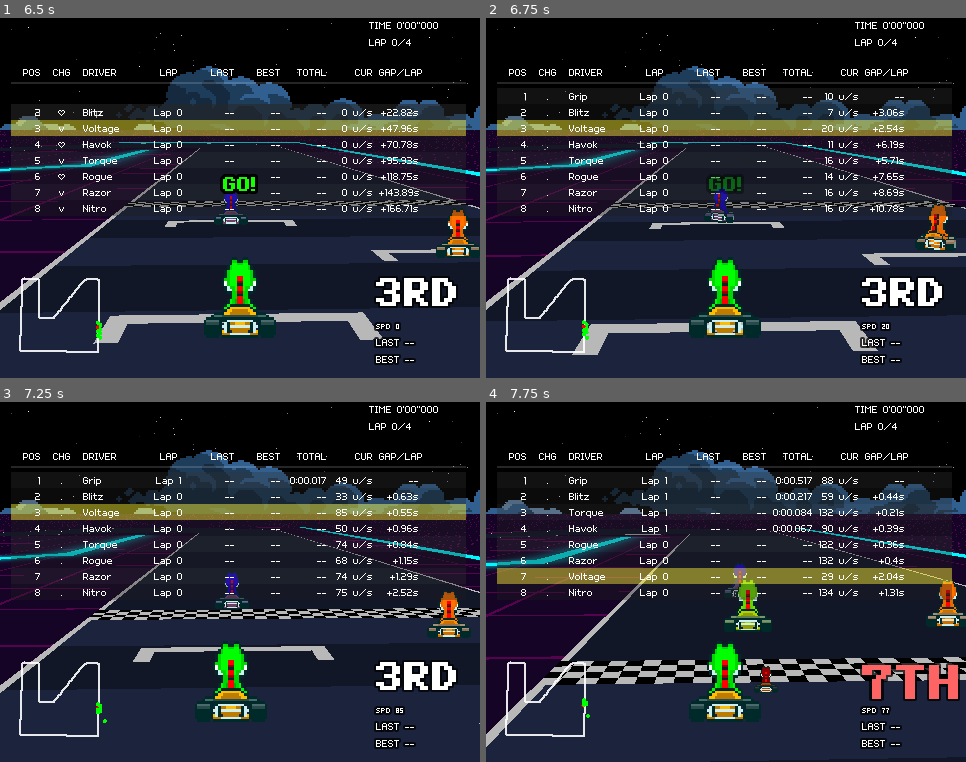
Above: before the commit, frames 1-4 (two rows, left to right).
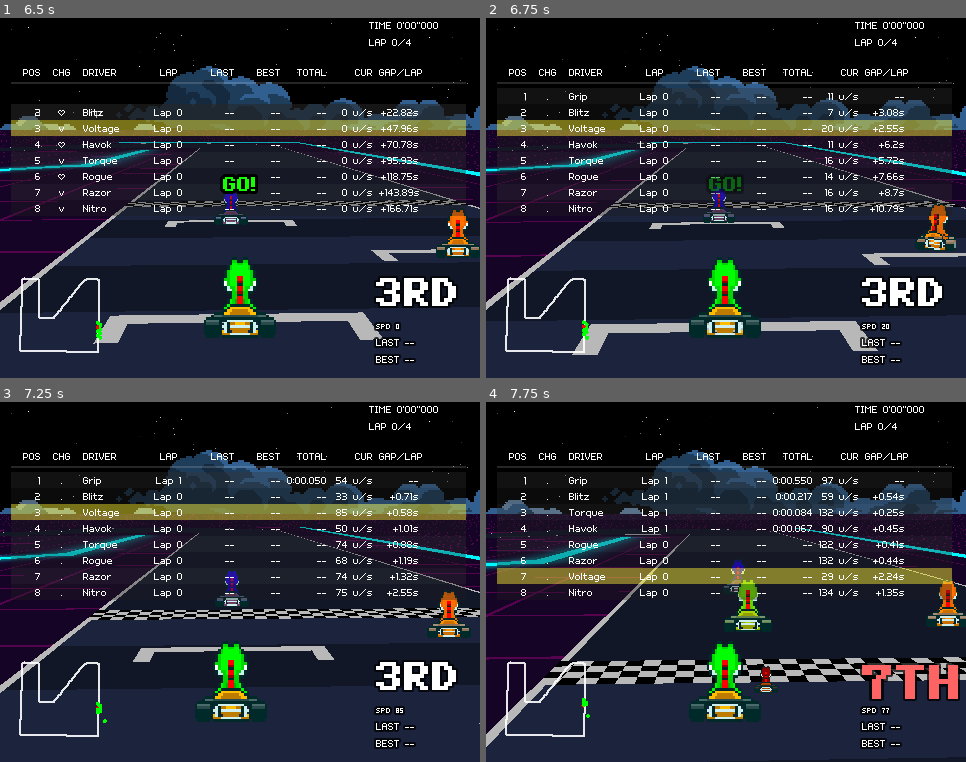
Above: after the commit, the same moments.

Repository: Tekknobot/Kart7
Game: Godot game, scene res://Scenes/main.tscn
Two runs of this game, one before a commit and one after it. Both use one fixed random seed, a clock stepped at 60 frames per second and the inputs below.
Inputs (mouse positions are in pixels of both pictures, inside the frame that each line leads up to):
- Up to frame 1 (6.5 s): tap Enter (ui_accept) at 0.5, 5.75 s; move the mouse to (345, 180) at 0.52 s; hold D (Right) 0.53-1.25 s; hold Shift (Drift) 0.53-1.25 s; click (345, 180) at 0.67 s; tap Space (Hop) at 0.77, 3.77 s; drag from (144, 216) to (216, 270) at 1.27 s; move the mouse to (288, 118) at 2.02 s; hold D (Right) 2.03-2.75 s; tap Tab at 2.1 s; drag from (216, 270) to (96, 144) at 2.77 s; move the mouse to (384, 252) at 3.52 s; hold A (Left) 3.53-4.25 s; tap E (Item) at 3.6 s; drag from (96, 144) to (168, 108) at 4.27 s; move the mouse to (264, 198) at 5.02 s; hold S (Brake) 5.03-5.75 s; hold Shift (Drift) 5.03-5.75 s; click (264, 198) at 5.17 s; drag from (168, 108) to (144, 216) at 5.77 s
- Up to frame 2 (6.75 s): tap Enter (ui_accept) at 6.5 s; move the mouse to (831, 180) at 6.52 s; hold W (Forward) from 6.53 s (still down); tap Tab at 6.6 s
- Up to frame 3 (7.25 s): keep holding W (Forward); tap Space (Hop) at 6.77 s
- Up to frame 4 (7.75 s): release W (Forward) at 7.25 s; drag from (630, 600) to (702, 654) at 7.27 s

Frame 1 is identical in both runs. In frame 2, 0.3% of the frame differs, in the area x 45-86%, y 20-57%; in frame 3, 0.4%; in frame 4, 0.5%, in the area x 20-86%, y 20-83%.

Commit message:
Push for break.

Diff:
--- a/Scenes/main.tscn
+++ b/Scenes/main.tscn
@@ -1159,18 +1159,48 @@
 [node name="Voltage" type="Node2D" parent="Sprite Handler/Racers" node_paths=PackedStringArray("_collisionHandler", "_spriteGFX")]
 position = Vector2(-1.52588e-05, 0)
 script = ExtResource("8_lejxo")
+DRIFT_TEMP_CAP_FACTOR = null
+ITEM_COMP_OFF_ROAD = null
+ITEM_COMP_GRAVEL = null
+WALL_RESTITUTION = null
+WALL_SLIDE_KEEP = null
+WALL_SEPARATION_EPS = null
+WALL_BUMP_STRENGTH = null
+WALL_HIT_COOLDOWN_S = null
+ITEM_TEMP_CAP_FACTOR = null
+TURBO_TEMP_CAP_FACTOR = null
+HOP_TEMP_CAP_FACTOR = null
+BUMP_SFX_MIN_IMPULSE = null
+BUMP_SFX_COOLDOWN_S = null
+DUST_ON_MULT = null
+DUST_OFF_MULT = null
+DUST_SMOOTH_RATE = null
+_maxMovementSpeed = null
 _movementAccel = 130.0
+_movementDeaccel = null
 _collisionHandler = NodePath("../../../Map/Collision Handler")
 path_ref = NodePath("../../../SubViewport/PathOverlay2D")
 pseudo3d_ref = NodePath("../../../Map")
 angle_sprite_path = NodePath("GFX")
+lane_offset = null
 sheet_uses_mirroring = true
 ai_auto_launch = false
 ai_launch_delay_s = 0.0
 ai_launch_time_s = 0.0
 ai_target_speed = 0.0
+ai_auto_throttle = null
+ai_throttle_delay_s = null
+ai_accel_per_sec = null
+scale_near_soft = null
+scale_use_abs = null
+scale_half_life_s = null
+mult_road = null
 mult_gravel = 0.75
 mult_offroad = 0.55
+mult_sink = null
+mult_void = null
+accel_surface_gain = null
+broadcast_view_to_opponents = null
 _spriteGFX = NodePath("GFX")
 _mapPosition = Vector3(951, 0, 775)
 sprite_graphic_path = NodePath("GFX2/AngleSprite")
@@ -1279,36 +1309,96 @@
 [node name="Grip" type="Node2D" parent="Sprite Handler/Racers" node_paths=PackedStringArray("_collisionHandler", "_spriteGFX")]
 script = ExtResource("16_hibaj")
 player_ref = NodePath("../Voltage")
+start_index = null
+start_offset_px = null
+lane_offset_px = null
 target_speed = 150.0
 accel = 120.0
+max_turn_rate = null
+lookahead_px = null
+steer_gain = null
+speed_damper_on_curve = null
 max_speed_override = 420.0
 catchup_gain_speed = 0.0
+catchup_deadzone_uv = null
 min_ratio_vs_player = 1.0
+angle_offset_deg = null
+clockwise = null
+frame0_is_front = null
+debug_log_ai_sprite = null
+visual_update_stride = null
 race_manager_ref = NodePath("../../../RaceManager")
+diff_use_player_lap = null
+diff_start_lap = null
 diff_speed_per_lap = 100.0
 diff_max_speed_per_lap = 5.0
+diff_catchup_gain_per_lap = null
+diff_min_ratio_per_lap = null
+diff_turn_per_lap = null
+diff_corner_penalty_decay = null
 diff_max_speed_cap = 190.0
+diff_min_corner_penalty = null
 diff_max_min_ratio = 1.0
+avoid_enabled = null
+avoid_lookahead_s = null
+avoid_width_px = null
 lane_lerp_hz = 16.0
+pass_bias_outer_on_turn = null
+pass_cooldown_s = null
+block_slow_mult = null
+draft_enabled = null
 draft_dist_px = 128.0
 draft_lateral_px = 32.0
 draft_speed_bonus = 25.0
+humanize_enabled = null
 humanize_amp_px = 3.0
+humanize_freq_hz = null
+humanize_noise_hz = null
+humanize_corner_fade = null
+humanize_nearby_fade_px = null
+lookahead_px_base = null
+lookahead_px_min = null
+lookahead_px_max = null
+lookahead_curv_boost = null
+desired_yaw_half_life_s = null
+heading_rate_limit = null
+anti_snap_window_px = null
+right_half_life_s = null
 merge_time_s = 0.0
 randomize_on_ready = true
+random_seed = null
+assume_player_target_speed = null
 lane_chase_speed_px = 110.0
+lane_chase_damp = null
+_maxMovementSpeed = null
 _movementAccel = 90.0
 _movementDeaccel = 100.0
 _collisionHandler = NodePath("../../../Map/Collision Handler")
 path_ref = NodePath("../../../SubViewport/PathOverlay2D")
 pseudo3d_ref = NodePath("../../../Map")
+angle_sprite_path = null
+lane_offset = null
+sheet_uses_mirroring = null
 ai_auto_launch = false
 ai_launch_delay_s = 0.0
 ai_launch_time_s = 0.0
 ai_target_speed = 110.0
 ai_auto_throttle = true
 ai_throttle_delay_s = 1.0
+ai_accel_per_sec = null
+scale_near_soft = null
+scale_use_abs = null
+scale_half_life_s = null
+mult_road = null
+mult_gravel = null
+mult_offroad = null
+mult_sink = null
+mult_void = null
+accel_surface_gain = null
+broadcast_view_to_opponents = null
 _spriteGFX = NodePath("GFX/AngleSprite")
+_mapPosition = null
+sprite_graphic_path = null
 
 [node name="GFX" type="Node" parent="Sprite Handler/Racers/Grip"]
 
@@ -1343,38 +1433,96 @@
 [node name="Torque" type="Node2D" parent="Sprite Handler/Racers" node_paths=PackedStringArray("_collisionHandler", "_spriteGFX")]
 script = ExtResource("16_hibaj")
 player_ref = NodePath("../Voltage")
+start_index = null
+start_offset_px = null
+lane_offset_px = null
 target_speed = 150.0
 accel = 120.0
+max_turn_rate = null
+lookahead_px = null
+steer_gain = null
+speed_damper_on_curve = null
 max_speed_override = 420.0
 catchup_gain_speed = 0.0
+catchup_deadzone_uv = null
 min_ratio_vs_player = 1.0
+angle_offset_deg = null
+clockwise = null
+frame0_is_front = null
+debug_log_ai_sprite = null
+visual_update_stride = null
 race_manager_ref = NodePath("../../../RaceManager")
+diff_use_player_lap = null
+diff_start_lap = null
 diff_speed_per_lap = 100.0
 diff_max_speed_per_lap = 5.0
+diff_catchup_gain_per_lap = null
+diff_min_ratio_per_lap = null
+diff_turn_per_lap = null
+diff_corner_penalty_decay = null
 diff_max_speed_cap = 195.0
+diff_min_corner_penalty = null
 diff_max_min_ratio = 1.0
+avoid_enabled = null
+avoid_lookahead_s = null
+avoid_width_px = null
+lane_lerp_hz = null
+pass_bias_outer_on_turn = null
+pass_cooldown_s = null
+block_slow_mult = null
+draft_enabled = null
 draft_dist_px = 128.0
 draft_lateral_px = 32.0
 draft_speed_bonus = 25.0
+humanize_enabled = null
 humanize_amp_px = 3.0
+humanize_freq_hz = null
+humanize_noise_hz = null
+humanize_corner_fade = null
+humanize_nearby_fade_px = null
+lookahead_px_base = null
+lookahead_px_min = null
+lookahead_px_max = null
+lookahead_curv_boost = null
+desired_yaw_half_life_s = null
+heading_rate_limit = null
+anti_snap_window_px = null
+right_half_life_s = null
 merge_time_s = 0.0
 randomize_on_ready = true
 random_seed = 1
+assume_player_target_speed = null
 lane_chase_speed_px = 110.0
+lane_chase_damp = null
 _maxMovementSpeed = 110.0
 _movementAccel = 90.0
 _movementDeaccel = 100.0
 _collisionHandler = NodePath("../../../Map/Collision Handler")
 path_ref = NodePath("../../../SubViewport/PathOverlay2D")
 pseudo3d_ref = NodePath("../../../Map")
+angle_sprite_path = null
+lane_offset = null
+sheet_uses_mirroring = null
 ai_auto_launch = false
 ai_launch_delay_s = 0.0
 ai_launch_time_s = 0.0
 ai_target_speed = 110.0
 ai_auto_throttle = true
 ai_throttle_delay_s = 1.0
+ai_accel_per_sec = null
+scale_near_soft = null
+scale_use_abs = null
+scale_half_life_s = null
+mult_road = null
+mult_gravel = null
+mult_offroad = null
+mult_sink = null
+mult_void = null
+accel_surface_gain = null
+broadcast_view_to_opponents = null
 _spriteGFX = NodePath("GFX/AngleSprite")
 _mapPosition = Vector3(933, 0, 435)
+sprite_graphic_path = null
 
 [node name="GFX" type="Node" parent="Sprite Handler/Racers/Torque"]
 
@@ -1409,37 +1557,96 @@
 [node name="Razor" type="Node2D" parent="Sprite Handler/Racers" node_paths=PackedStringArray("_collisionHandler", "_spriteGFX")]
 script = ExtResource("16_hibaj")
 player_ref = NodePath("../Voltage")
+start_index = null
+start_offset_px = null
+lane_offset_px = null
 target_speed = 150.0
 accel = 120.0
+max_turn_rate = null
+lookahead_px = null
+steer_gain = null
+speed_damper_on_curve = null
 max_speed_override = 420.0
 catchup_gain_speed = 0.0
+catchup_deadzone_uv = null
 min_ratio_vs_player = 1.0
+angle_offset_deg = null
+clockwise = null
+frame0_is_front = null
+debug_log_ai_sprite = null
+visual_update_stride = null
 race_manager_ref = NodePath("../../../RaceManager")
+diff_use_player_lap = null
+diff_start_lap = null
 diff_speed_per_lap = 100.0
 diff_max_speed_per_lap = 5.0
+diff_catchup_gain_per_lap = null
+diff_min_ratio_per_lap = null
+diff_turn_per_lap = null
+diff_corner_penalty_decay = null
 diff_max_speed_cap = 200.0
+diff_min_corner_penalty = null
 diff_max_min_ratio = 1.0
+avoid_enabled = null
+avoid_lookahead_s = null
+avoid_width_px = null
+lane_lerp_hz = null
+pass_bias_outer_on_turn = null
+pass_cooldown_s = null
+block_slow_mult = null
+draft_enabled = null
 draft_dist_px = 128.0
 draft_lateral_px = 32.0
 draft_speed_bonus = 25.0
+humanize_enabled = null
 humanize_amp_px = 3.0
+humanize_freq_hz = null
+humanize_noise_hz = null
+humanize_corner_fade = null
+humanize_nearby_fade_px = null
+lookahead_px_base = null
+lookahead_px_min = null
+lookahead_px_max = null
+lookahead_curv_boost = null
+desired_yaw_half_life_s = null
+heading_rate_limit = null
+anti_snap_window_px = null
+right_half_life_s = null
 merge_time_s = 0.0
 randomize_on_ready = true
 random_seed = 2
+assume_player_target_speed = null
 lane_chase_speed_px = 110.0
+lane_chase_damp = null
 _maxMovementSpeed = 110.0
 _movementAccel = 90.0
+_movementDeaccel = null
 _collisionHandler = NodePath("../../../Map/Collision Handler")
 path_ref = NodePath("../../../SubViewport/PathOverlay2D")
 pseudo3d_ref = NodePath("../../../Map")
+angle_sprite_path = null
+lane_offset = null
+sheet_uses_mirroring = null
 ai_auto_launch = false
 ai_launch_delay_s = 0.0
 ai_launch_time_s = 0.0
 ai_target_speed = 110.0
 ai_auto_throttle = true
 ai_throttle_delay_s = 1.0
+ai_accel_per_sec = null
+scale_near_soft = null
+scale_use_abs = null
+scale_half_life_s = null
+mult_road = null
+mult_gravel = null
+mult_offroad = null
+mult_sink = null
+mult_void = null
+accel_surface_gain = null
+broadcast_view_to_opponents = null
 _spriteGFX = NodePath("GFX/AngleSprite")
 _mapPosition = Vector3(933, 0, 435)
+sprite_graphic_path = null
 
 [node name="GFX" type="Node" parent="Sprite Handler/Racers/Razor"]
 
@@ -1474,36 +1681,96 @@
 [node name="Havok" type="Node2D" parent="Sprite Handler/Racers" node_paths=PackedStringArray("_collisionHandler", "_spriteGFX")]
 script = ExtResource("16_hibaj")
 player_ref = NodePath("../Voltage")
+start_index = null
+start_offset_px = null
+lane_offset_px = null
 target_speed = 150.0
 accel = 120.0
+max_turn_rate = null
+lookahead_px = null
+steer_gain = null
+speed_damper_on_curve = null
 max_speed_override = 420.0
 catchup_gain_speed = 0.0
+catchup_deadzone_uv = null
 min_ratio_vs_player = 1.0
+angle_offset_deg = null
+clockwise = null
+frame0_is_front = null
+debug_log_ai_sprite = null
+visual_update_stride = null
 race_manager_ref = NodePath("../../../RaceManager")
+diff_use_player_lap = null
+diff_start_lap = null
 diff_speed_per_lap = 100.0
 diff_max_speed_per_lap = 5.0
+diff_catchup_gain_per_lap = null
+diff_min_ratio_per_lap = null
+diff_turn_per_lap = null
+diff_corner_penalty_decay = null
 diff_max_speed_cap = 190.0
+diff_min_corner_penalty = null
 diff_max_min_ratio = 1.0
+avoid_enabled = null
+avoid_lookahead_s = null
+avoid_width_px = null
+lane_lerp_hz = null
+pass_bias_outer_on_turn = null
+pass_cooldown_s = null
+block_slow_mult = null
+draft_enabled = null
 draft_dist_px = 128.0
 draft_lateral_px = 32.0
 draft_speed_bonus = 25.0
+humanize_enabled = null
 humanize_amp_px = 3.0
+humanize_freq_hz = null
+humanize_noise_hz = null
+humanize_corner_fade = null
+humanize_nearby_fade_px = null
+lookahead_px_base = null
+lookahead_px_min = null
+lookahead_px_max = null
+lookahead_curv_boost = null
+desired_yaw_half_life_s = null
+heading_rate_limit = null
+anti_snap_window_px = null
+right_half_life_s = null
 merge_time_s = 0.0
 randomize_on_ready = true
 random_seed = 3
+assume_player_target_speed = null
 lane_chase_speed_px = 110.0
+lane_chase_damp = null
+_maxMovementSpeed = null
 _movementAccel = 90.0
+_movementDeaccel = null
 _collisionHandler = NodePath("../../../Map/Collision Handler")
 path_ref = NodePath("../../../SubViewport/PathOverlay2D")
 pseudo3d_ref = NodePath("../../../Map")
+angle_sprite_path = null
+lane_offset = null
+sheet_uses_mirroring = null
 ai_auto_launch = false
 ai_launch_delay_s = 0.0
 ai_launch_time_s = 0.0
 ai_target_speed = 110.0
 ai_auto_throttle = true
 ai_throttle_delay_s = 1.0
+ai_accel_per_sec = null
+scale_near_soft = null
+scale_use_abs = null
+scale_half_life_s = null
+mult_road = null
+mult_gravel = null
+mult_offroad = null
+mult_sink = null
+mult_void = null
+accel_surface_gain = null
+broadcast_view_to_opponents = null
 _spriteGFX = NodePath("GFX/AngleSprite")
 _mapPosition = Vector3(933, 0, 435)
+sprite_graphic_path = null
 
 [node name="GFX" type="Node" parent="Sprite Handler/Racers/Havok"]
 
@@ -1538,37 +1805,96 @@
 [node name="Blitz" type="Node2D" parent="Sprite Handler/Racers" node_paths=PackedStringArray("_collisionHandler", "_spriteGFX")]
 script = ExtResource("16_hibaj")
 player_ref = NodePath("../Voltage")
+start_index = null
+start_offset_px = null
+lane_offset_px = null
 target_speed = 150.0
 accel = 120.0
+max_turn_rate = null
+lookahead_px = null
+steer_gain = null
+speed_damper_on_curve = null
 max_speed_override = 420.0
 catchup_gain_speed = 0.0
+catchup_deadzone_uv = null
 min_ratio_vs_player = 1.0
+angle_offset_deg = null
+clockwise = null
+frame0_is_front = null
+debug_log_ai_sprite = null
+visual_update_stride = null
 race_manager_ref = NodePath("../../../RaceManager")
+diff_use_player_lap = null
+diff_start_lap = null
 diff_speed_per_lap = 100.0
 diff_max_speed_per_lap = 5.0
+diff_catchup_gain_per_lap = null
+diff_min_ratio_per_lap = null
+diff_turn_per_lap = null
+diff_corner_penalty_decay = null
 diff_max_speed_cap = 190.0
+diff_min_corner_penalty = null
 diff_max_min_ratio = 1.0
+avoid_enabled = null
+avoid_lookahead_s = null
+avoid_width_px = null
+lane_lerp_hz = null
+pass_bias_outer_on_turn = null
+pass_cooldown_s = null
+block_slow_mult = null
+draft_enabled = null
 draft_dist_px = 128.0
 draft_lateral_px = 32.0
 draft_speed_bonus = 25.0
+humanize_enabled = null
 humanize_amp_px = 3.0
+humanize_freq_hz = null
+humanize_noise_hz = null
+humanize_corner_fade = null
+humanize_nearby_fade_px = null
+lookahead_px_base = null
+lookahead_px_min = null
+lookahead_px_max = null
+lookahead_curv_boost = null
+desired_yaw_half_life_s = null
+heading_rate_limit = null
+anti_snap_window_px = null
+right_half_life_s = null
 merge_time_s = 0.0
 randomize_on_ready = true
 random_seed = 4
+assume_player_target_speed = null
 lane_chase_speed_px = 110.0
+lane_chase_damp = null
 _maxMovementSpeed = 110.0
 _movementAccel = 90.0
+_movementDeaccel = null
 _collisionHandler = NodePath("../../../Map/Collision Handler")
 path_ref = NodePath("../../../SubViewport/PathOverlay2D")
 pseudo3d_ref = NodePath("../../../Map")
+angle_sprite_path = null
+lane_offset = null
+sheet_uses_mirroring = null
 ai_auto_launch = false
 ai_launch_delay_s = 0.0
 ai_launch_time_s = 0.0
 ai_target_speed = 110.0
 ai_auto_throttle = true
 ai_throttle_delay_s = 1.0
+ai_accel_per_sec = null
+scale_near_soft = null
+scale_use_abs = null
+scale_half_life_s = null
+mult_road = null
+mult_gravel = null
+mult_offroad = null
+mult_sink = null
+mult_void = null
+accel_surface_gain = null
+broadcast_view_to_opponents = null
 _spriteGFX = NodePath("GFX/AngleSprite")
 _mapPosition = Vector3(933, 0, 435)
+sprite_graphic_path = null
 
 [node name="GFX" type="Node" parent="Sprite Handler/Racers/Blitz"]
 
@@ -1603,37 +1929,96 @@
 [node name="Nitro" type="Node2D" parent="Sprite Handler/Racers" node_paths=PackedStringArray("_collisionHandler", "_spriteGFX")]
 script = ExtResource("16_hibaj")
 player_ref = NodePath("../Voltage")
+start_index = null
+start_offset_px = null
+lane_offset_px = null
 target_speed = 150.0
 accel = 120.0
+max_turn_rate = null
+lookahead_px = null
+steer_gain = null
+speed_damper_on_curve = null
 max_speed_override = 420.0
 catchup_gain_speed = 0.0
+catchup_deadzone_uv = null
 min_ratio_vs_player = 1.0
+angle_offset_deg = null
+clockwise = null
+frame0_is_front = null
+debug_log_ai_sprite = null
+visual_update_stride = null
 race_manager_ref = NodePath("../../../RaceManager")
+diff_use_player_lap = null
+diff_start_lap = null
 diff_speed_per_lap = 100.0
 diff_max_speed_per_lap = 5.0
+diff_catchup_gain_per_lap = null
+diff_min_ratio_per_lap = null
+diff_turn_per_lap = null
+diff_corner_penalty_decay = null
 diff_max_speed_cap = 195.0
+diff_min_corner_penalty = null
 diff_max_min_ratio = 1.0
+avoid_enabled = null
+avoid_lookahead_s = null
+avoid_width_px = null
+lane_lerp_hz = null
+pass_bias_outer_on_turn = null
+pass_cooldown_s = null
+block_slow_mult = null
+draft_enabled = null
 draft_dist_px = 128.0
 draft_lateral_px = 32.0
 draft_speed_bonus = 25.0
+humanize_enabled = null
 humanize_amp_px = 3.0
+humanize_freq_hz = null
+humanize_noise_hz = null
+humanize_corner_fade = null
+humanize_nearby_fade_px = null
+lookahead_px_base = null
+lookahead_px_min = null
+lookahead_px_max = null
+lookahead_curv_boost = null
+desired_yaw_half_life_s = null
+heading_rate_limit = null
+anti_snap_window_px = null
+right_half_life_s = null
 merge_time_s = 0.0
 randomize_on_ready = true
 random_seed = 5
+assume_player_target_speed = null
 lane_chase_speed_px = 110.0
+lane_chase_damp = null
 _maxMovementSpeed = 110.0
 _movementAccel = 90.0
+_movementDeaccel = null
 _collisionHandler = NodePath("../../../Map/Collision Handler")
 path_ref = NodePath("../../../SubViewport/PathOverlay2D")
 pseudo3d_ref = NodePath("../../../Map")
+angle_sprite_path = null
+lane_offset = null
+sheet_uses_mirroring = null
 ai_auto_launch = false
 ai_launch_delay_s = 0.0
 ai_launch_time_s = 0.0
 ai_target_speed = 110.0
 ai_auto_throttle = true
 ai_throttle_delay_s = 1.0
+ai_accel_per_sec = null
+scale_near_soft = null
+scale_use_abs = null
+scale_half_life_s = null
+mult_road = null
+mult_gravel = null
+mult_offroad = null
+mult_sink = null
+mult_void = null
+accel_surface_gain = null
+broadcast_view_to_opponents = null
 _spriteGFX = NodePath("GFX/AngleSprite")
 _mapPosition = Vector3(933, 0, 435)
+sprite_graphic_path = null
 
 [node name="GFX" type="Node" parent="Sprite Handler/Racers/Nitro"]
 
@@ -1668,37 +2053,96 @@
 [node name="Rogue" type="Node2D" parent="Sprite Handler/Racers" node_paths=PackedStringArray("_collisionHandler", "_spriteGFX")]
 script = ExtResource("16_hibaj")
 player_ref = NodePath("../Voltage")
+start_index = null
+start_offset_px = null
+lane_offset_px = null
 target_speed = 150.0
 accel = 120.0
+max_turn_rate = null
+lookahead_px = null
+steer_gain = null
+speed_damper_on_curve = null
 max_speed_override = 420.0
 catchup_gain_speed = 0.0
+catchup_deadzone_uv = null
 min_ratio_vs_player = 1.0
+angle_offset_deg = null
+clockwise = null
+frame0_is_front = null
+debug_log_ai_sprite = null
+visual_update_stride = null
 race_manager_ref = NodePath("../../../RaceManager")
+diff_use_player_lap = null
+diff_start_lap = null
 diff_speed_per_lap = 85.0
 diff_max_speed_per_lap = 5.0
+diff_catchup_gain_per_lap = null
+diff_min_ratio_per_lap = null
+diff_turn_per_lap = null
+diff_corner_penalty_decay = null
 diff_max_speed_cap = 200.0
+diff_min_corner_penalty = null
 diff_max_min_ratio = 1.0
+avoid_enabled = null
+avoid_lookahead_s = null
+avoid_width_px = null
+lane_lerp_hz = null
+pass_bias_outer_on_turn = null
+pass_cooldown_s = null
+block_slow_mult = null
+draft_enabled = null
 draft_dist_px = 128.0
 draft_lateral_px = 32.0
 draft_speed_bonus = 25.0
+humanize_enabled = null
 humanize_amp_px = 3.0
+humanize_freq_hz = null
+humanize_noise_hz = null
+humanize_corner_fade = null
+humanize_nearby_fade_px = null
+lookahead_px_base = null
+lookahead_px_min = null
+lookahead_px_max = null
+lookahead_curv_boost = null
+desired_yaw_half_life_s = null
+heading_rate_limit = null
+anti_snap_window_px = null
+right_half_life_s = null
 merge_time_s = 0.0
 randomize_on_ready = true
 random_seed = 6
+assume_player_target_speed = null
 lane_chase_speed_px = 110.0
+lane_chase_damp = null
 _maxMovementSpeed = 110.0
 _movementAccel = 90.0
+_movementDeaccel = null
 _collisionHandler = NodePath("../../../Map/Collision Handler")
 path_ref = NodePath("../../../SubViewport/PathOverlay2D")
 pseudo3d_ref = NodePath("../../../Map")
+angle_sprite_path = null
+lane_offset = null
+sheet_uses_mirroring = null
 ai_auto_launch = false
 ai_launch_delay_s = 0.0
 ai_launch_time_s = 0.0
 ai_target_speed = 110.0
 ai_auto_throttle = true
 ai_throttle_delay_s = 1.0
+ai_accel_per_sec = null
+scale_near_soft = null
+scale_use_abs = null
+scale_half_life_s = null
+mult_road = null
+mult_gravel = null
+mult_offroad = null
+mult_sink = null
+mult_void = null
+accel_surface_gain = null
+broadcast_view_to_opponents = null
 _spriteGFX = NodePath("GFX/AngleSprite")
 _mapPosition = Vector3(933, 0, 435)
+sprite_graphic_path = null
 
 [node name="GFX" type="Node" parent="Sprite Handler/Racers/Rogue"]
 
--- a/Scripts/World Elements/Racers/Player.gd
+++ b/Scripts/World Elements/Racers/Player.gd
@@ -511,22 +511,6 @@
 	if _speedMultiplier < 0.01:
 		_speedMultiplier = 0.01
 
-	# Let item offset rough terrain a bit
-	_speedMultiplier = terrain_mult
-	_apply_item_terrain_comp(curr_rt)
-
-	# Final multiplier (epsilon clamp)
-	_speedMultiplier = terrain_mult * boost_mult
-	if _speedMultiplier < 0.01:
-		_speedMultiplier = 0.01
-
-	# Optional: let item boost offset rough terrain a bit (your helper uses _speedMultiplier)
-	_speedMultiplier = terrain_mult        # set a working value so helper can use max()
-	_apply_item_terrain_comp(curr_rt)
-
-	# Final multiplier for this frame
-	_speedMultiplier = terrain_mult * boost_mult
-
 	# --- Move with the final multiplier applied ---
 	SetMapPosition(nextPos)
 	UpdateMovementSpeed()
@@ -536,6 +520,9 @@
 	_apply_hop_sprite_offset()
 	_choose_and_apply_frame(get_process_delta_time())
 	_wall_hit_cd = max(0.0, _wall_hit_cd - dt)
+
+	# >>> ADD THIS (runs every frame so dust/FX don’t “stick”) <<<
+	_update_drift_dust_smoothing(dt)
 
 func ReturnPlayerInput() -> Vector2:
 	var steer := Input.get_action_strength("Right") - Input.get_action_strength("Left")
--- a/Scripts/World Elements/Racers/Racer.gd
+++ b/Scripts/World Elements/Racers/Racer.gd
@@ -76,6 +76,7 @@
 @export var accel_surface_gain: float = 1.0  # 0=no effect, 1=full effect
 
 @export var broadcast_view_to_opponents := false  # default off
+var _offroad_fx_on := false   # track current off-road FX state
 
 func _ensure_nodes() -> void:
 	if _nodes_ready:
